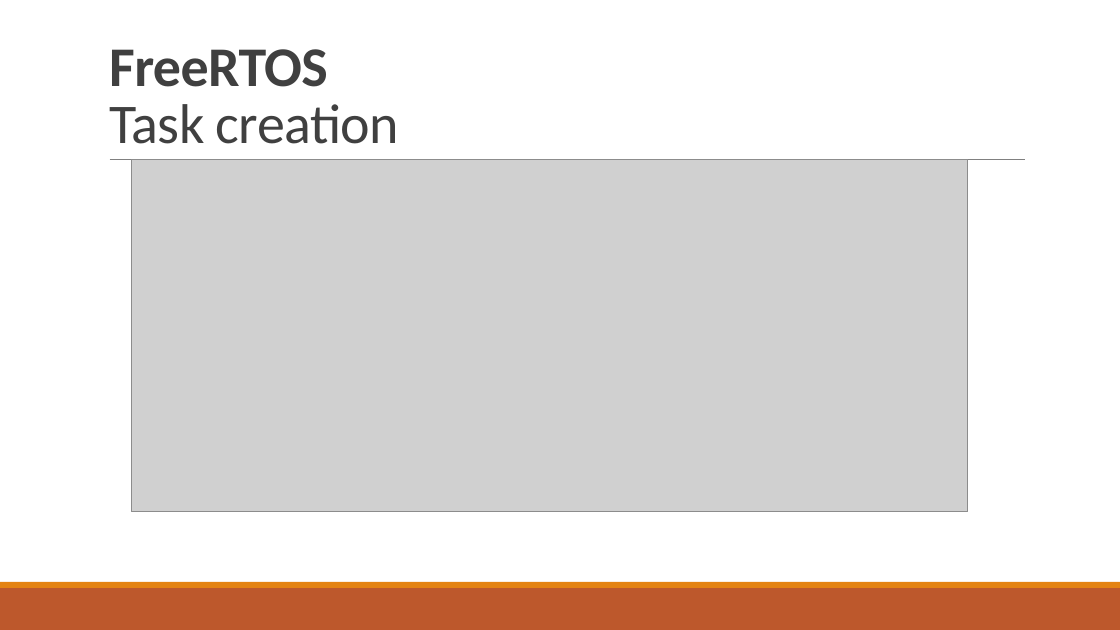
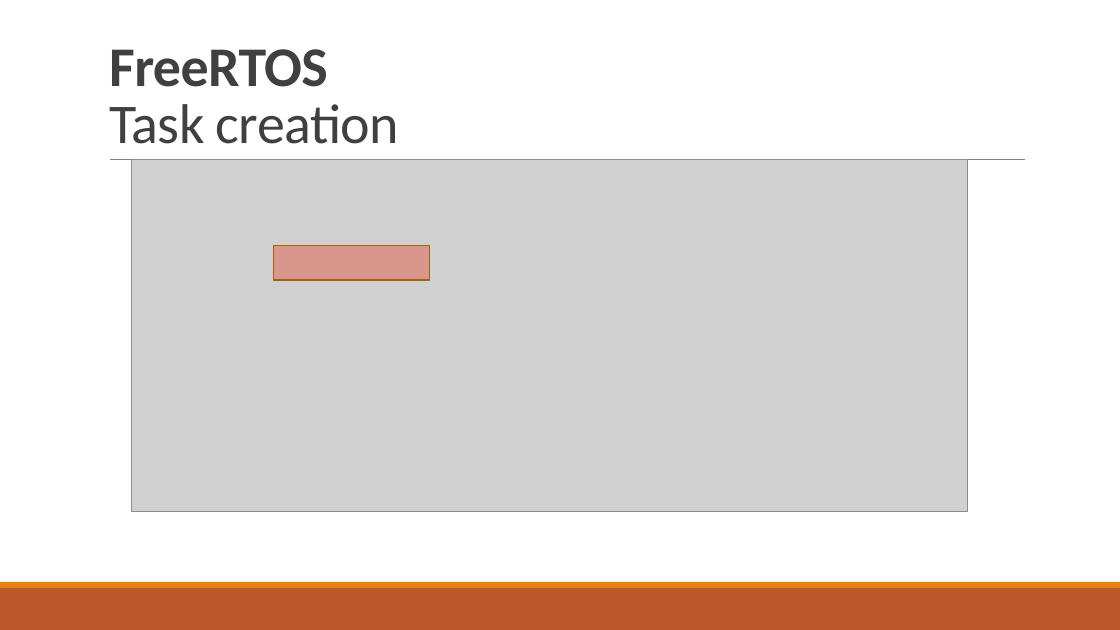
Before and after one commit to tfineich/INTRO_Projekt, a slide deck: slide 14 of Recap_SW5_Ineichen_Stecher.pptx (slide 16 before the commit). Drawn at 1120x630 pixels with LibreOffice and Linux fonts; fonts in the diff are those of the drawing; grey boxes stand for pictures. Boxes give left, top, right and bottom in pixels: in the first picture for what was removed or moved away, otherwise in the second. Text is boxed around its words. In the diff, an @@ line names an element or a change of style, - is before the commit and + after.

```diff
--- a/Recap_SW5_Ineichen_Stecher.pptx
+++ b/Recap_SW5_Ineichen_Stecher.pptx
@@ rectangle added at <box>274,245,429,280</box>, fill #EB260B at 34% opacity, outline #A9610D 1.25 pt @@
```
Also in this commit, not shown: 7 other slides changed, 2 slides removed.
